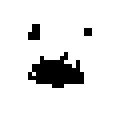
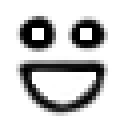
The second 128px x 128px image is a revision of the first. Changes to its layers:
painted on "Layer 3" over [16, 12, 108, 116]
